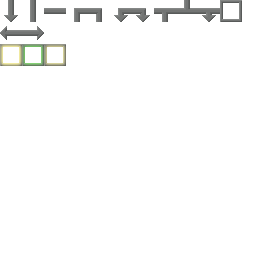
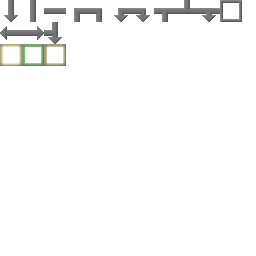
Layered file, before and after one edit (256x256). Changes by layer:
painted on "Background" over box(44, 22, 62, 44)
